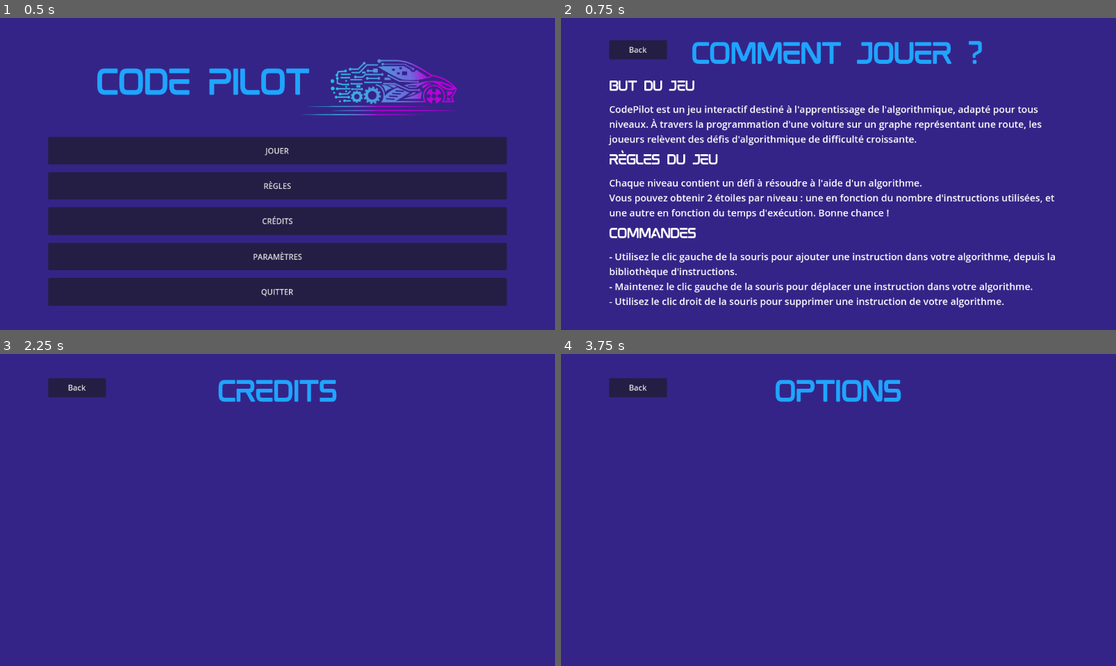
Above: before the commit, frames 1-4 (two rows, left to right).
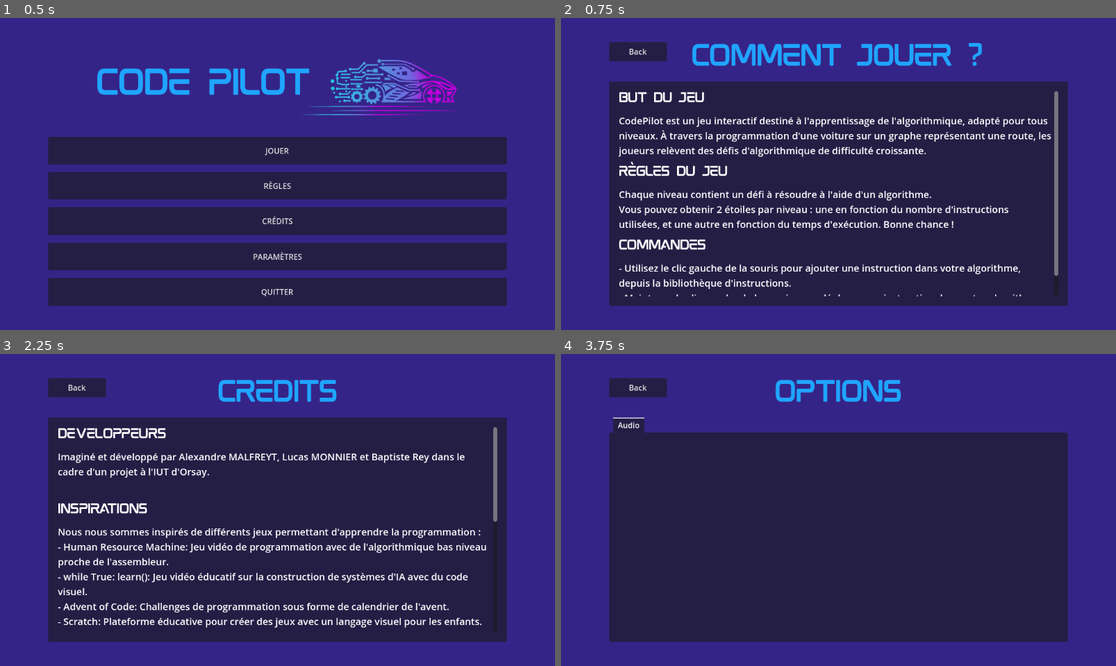
Above: after the commit, the same moments.

Repository: CodePilotIUT/CodePilot
Game: Godot game, scene res://scenes/menus/main_menu.tscn
Same seed, same stepped clock (60 frames per second), same inputs: the game is played once before the commit and once after it.
Inputs:
- Up to frame 1 (0.5 s): no input
- Up to frame 2 (0.75 s): click "RÈGLES" at 0.5 s
- Up to frame 3 (2.25 s): click "Back" at 1.25 s; click "CRÉDITS" at 2 s
- Up to frame 4 (3.75 s): click "Back" at 2.75 s; click "PARAMÈTRES" at 3.5 s

Frame 1 is identical in both runs. In frame 2, 61% of the frame differs, in the area x 8-92%, y 7-93%; in frame 3, 60%; in frame 4, 56%.

Commit message:
Updated menus (credits, options, rules)

Diff:
--- a/scenes/menus/credits_menu.tscn
+++ b/scenes/menus/credits_menu.tscn
@@ -1,8 +1,24 @@
-[gd_scene load_steps=4 format=3 uid="uid://cyndqonkmmxek"]
+[gd_scene load_steps=10 format=3 uid="uid://cyndqonkmmxek"]
 
 [ext_resource type="Theme" uid="uid://do2w0036o0bxa" path="res://themes/menu_theme.tres" id="1_ov1c5"]
 [ext_resource type="LabelSettings" uid="uid://1visb2l7uaws" path="res://themes/label_title1.tres" id="2_b72i5"]
 [ext_resource type="Script" path="res://scripts/menus/elements/back_button.gd" id="2_xook7"]
+[ext_resource type="Script" path="res://addons/SmoothScroll/SmoothScrollContainer.gd" id="3_ohr1p"]
+[ext_resource type="Script" path="res://addons/SmoothScroll/scroll_damper/expo_scroll_damper.gd" id="4_qddvk"]
+[ext_resource type="LabelSettings" uid="uid://x6c0xu83ljgg" path="res://themes/label_title2.tres" id="5_5abbe"]
+[ext_resource type="LabelSettings" uid="uid://blg75ygcta6c7" path="res://themes/label_text.tres" id="6_hadld"]
+
+[sub_resource type="Resource" id="Resource_hv3xw"]
+script = ExtResource("4_qddvk")
+friction = 4.0
+minimum_velocity = 0.4
+rebound_strength = 7.0
+
+[sub_resource type="Resource" id="Resource_o6huy"]
+script = ExtResource("4_qddvk")
+friction = 4.0
+minimum_velocity = 0.4
+rebound_strength = 7.0
 
 [node name="CreditsMenu" type="Control"]
 layout_mode = 3
@@ -45,6 +61,97 @@
 horizontal_alignment = 1
 vertical_alignment = 1
 
+[node name="Panel" type="Panel" parent="MarginContainer/VBoxContainer"]
+layout_mode = 2
+size_flags_vertical = 3
+
+[node name="MarginContainer" type="MarginContainer" parent="MarginContainer/VBoxContainer/Panel"]
+layout_mode = 1
+anchors_preset = 15
+anchor_right = 1.0
+anchor_bottom = 1.0
+grow_horizontal = 2
+grow_vertical = 2
+theme_override_constants/margin_left = 20
+theme_override_constants/margin_top = 20
+theme_override_constants/margin_right = 20
+theme_override_constants/margin_bottom = 20
+
+[node name="SmoothScrollContainer" type="ScrollContainer" parent="MarginContainer/VBoxContainer/Panel/MarginContainer"]
+layout_mode = 2
+size_flags_vertical = 3
+script = ExtResource("3_ohr1p")
+wheel_scroll_damper = SubResource("Resource_hv3xw")
+dragging_scroll_damper = SubResource("Resource_o6huy")
+
+[node name="VBoxContainer" type="VBoxContainer" parent="MarginContainer/VBoxContainer/Panel/MarginContainer/SmoothScrollContainer"]
+layout_mode = 2
+size_flags_horizontal = 3
+
+[node name="TitleTeam" type="Label" parent="MarginContainer/VBoxContainer/Panel/MarginContainer/SmoothScrollContainer/VBoxContainer"]
+layout_mode = 2
+mouse_filter = 1
+text = "Développeurs"
+label_settings = ExtResource("5_5abbe")
+vertical_alignment = 1
+
+[node name="TextTeam" type="Label" parent="MarginContainer/VBoxContainer/Panel/MarginContainer/SmoothScrollContainer/VBoxContainer"]
+layout_mode = 2
+mouse_filter = 1
+text = "Imaginé et développé par Alexandre MALFREYT, Lucas MONNIER et Baptiste Rey dans le cadre d'un projet à l'IUT d'Orsay."
+label_settings = ExtResource("6_hadld")
+vertical_alignment = 1
+autowrap_mode = 2
+
+[node name="TitleInspirations" type="Label" parent="MarginContainer/VBoxContainer/Panel/MarginContainer/SmoothScrollContainer/VBoxContainer"]
+layout_mode = 2
+mouse_filter = 1
+text = "
+Inspirations"
+label_settings = ExtResource("5_5abbe")
+vertical_alignment = 1
+
+[node name="TextInspirations" type="Label" parent="MarginContainer/VBoxContainer/Panel/MarginContainer/SmoothScrollContainer/VBoxContainer"]
+layout_mode = 2
+mouse_filter = 1
+text = "Nous nous sommes inspirés de différents jeux permettant d'apprendre la programmation :
+- Human Resource Machine: Jeu vidéo de programmation avec de l'algorithmique bas niveau proche de l'assembleur.
+- while True: learn(): Jeu vidéo éducatif sur la construction de systèmes d'IA avec du code visuel.
+- Advent of Code: Challenges de programmation sous forme de calendrier de l'avent.
+- Scratch: Plateforme éducative pour créer des jeux avec un langage visuel pour les enfants."
+label_settings = ExtResource("6_hadld")
+vertical_alignment = 1
+autowrap_mode = 2
+
+[node name="TitleLicences" type="Label" parent="MarginContainer/VBoxContainer/Panel/MarginContainer/SmoothScrollContainer/VBoxContainer"]
+layout_mode = 2
+mouse_filter = 1
+text = "
+Licences Open Source"
+label_settings = ExtResource("5_5abbe")
+vertical_alignment = 1
+
+[node name="TextControls" type="Label" parent="MarginContainer/VBoxContainer/Panel/MarginContainer/SmoothScrollContainer/VBoxContainer"]
+layout_mode = 2
+mouse_filter = 1
+text = "Développé avec le moteur open-source Godot Engine (https://godotengine.org/) - License MIT
+
+Librairies utilisées :
+- SmoothScroll (https://github.com/SpyrexDE/SmoothScroll) - Licence MIT
+- ReorderableContainer (https://github.com/FoolLin/ReorderableContainer) - Licence MIT
+
+Assets utilisés :
+- KayKit - City Builder Bits (https://github.com/KayKit-Game-Assets/KayKit-City-Builder-Bits-1.0) - Licence CC0
+- Low-Poly Car (https://free3d.com/3d-model/low-poly-car-40967.html) - Personal Use License
+
+Polices d'écriture utilisées :
+- Mokoto (https://www.1001fonts.com/mokoto-font.html) - Licence FFP
+- Open Sans SemiBold (https://fonts.google.com/specimen/Open+Sans) - Licence OFL
+"
+label_settings = ExtResource("6_hadld")
+vertical_alignment = 1
+autowrap_mode = 2
+
 [node name="BackButton" type="Button" parent="MarginContainer"]
 custom_minimum_size = Vector2(120, 40)
 layout_mode = 2
--- a/scenes/menus/options_menu.tscn
+++ b/scenes/menus/options_menu.tscn
@@ -45,6 +45,25 @@
 horizontal_alignment = 1
 vertical_alignment = 1
 
+[node name="TabContainer" type="TabContainer" parent="MarginContainer/VBoxContainer"]
+layout_mode = 2
+size_flags_vertical = 3
+
+[node name="Audio" type="TabBar" parent="MarginContainer/VBoxContainer/TabContainer"]
+layout_mode = 2
+
+[node name="MarginContainer" type="MarginContainer" parent="MarginContainer/VBoxContainer/TabContainer/Audio"]
+layout_mode = 1
+anchors_preset = 15
+anchor_right = 1.0
+anchor_bottom = 1.0
+grow_horizontal = 2
+grow_vertical = 2
+theme_override_constants/margin_left = 20
+theme_override_constants/margin_top = 20
+theme_override_constants/margin_right = 20
+theme_override_constants/margin_bottom = 20
+
 [node name="BackButton" type="Button" parent="MarginContainer"]
 custom_minimum_size = Vector2(120, 40)
 layout_mode = 2
--- a/scenes/menus/rules_menu.tscn
+++ b/scenes/menus/rules_menu.tscn
@@ -1,10 +1,24 @@
-[gd_scene load_steps=6 format=3 uid="uid://8yxuywdcopfq"]
+[gd_scene load_steps=10 format=3 uid="uid://8yxuywdcopfq"]
 
 [ext_resource type="Theme" uid="uid://do2w0036o0bxa" path="res://themes/menu_theme.tres" id="1_8mikb"]
 [ext_resource type="Script" path="res://scripts/menus/elements/back_button.gd" id="2_dietm"]
 [ext_resource type="LabelSettings" uid="uid://1visb2l7uaws" path="res://themes/label_title1.tres" id="2_sbg87"]
 [ext_resource type="LabelSettings" uid="uid://x6c0xu83ljgg" path="res://themes/label_title2.tres" id="3_amr2w"]
 [ext_resource type="LabelSettings" uid="uid://blg75ygcta6c7" path="res://themes/label_text.tres" id="4_ahcla"]
+[ext_resource type="Script" path="res://addons/SmoothScroll/SmoothScrollContainer.gd" id="4_j55on"]
+[ext_resource type="Script" path="res://addons/SmoothScroll/scroll_damper/expo_scroll_damper.gd" id="5_fpdvm"]
+
+[sub_resource type="Resource" id="Resource_hp6jb"]
+script = ExtResource("5_fpdvm")
+friction = 4.0
+minimum_velocity = 0.4
+rebound_strength = 7.0
+
+[sub_resource type="Resource" id="Resource_7bkbc"]
+script = ExtResource("5_fpdvm")
+friction = 4.0
+minimum_velocity = 0.4
+rebound_strength = 7.0
 
 [node name="RulesMenu" type="Control"]
 layout_mode = 3
@@ -42,46 +56,81 @@
 
 [node name="TitleHowToPlay" type="Label" parent="MarginContainer/VBoxContainer"]
 layout_mode = 2
+mouse_filter = 1
 text = "Comment jouer ?"
 label_settings = ExtResource("2_sbg87")
 horizontal_alignment = 1
 vertical_alignment = 1
 
-[node name="TitleGoal" type="Label" parent="MarginContainer/VBoxContainer"]
+[node name="Panel" type="Panel" parent="MarginContainer/VBoxContainer"]
 layout_mode = 2
+size_flags_vertical = 3
+
+[node name="MarginContainer" type="MarginContainer" parent="MarginContainer/VBoxContainer/Panel"]
+layout_mode = 1
+anchors_preset = 15
+anchor_right = 1.0
+anchor_bottom = 1.0
+grow_horizontal = 2
+grow_vertical = 2
+theme_override_constants/margin_left = 20
+theme_override_constants/margin_top = 20
+theme_override_constants/margin_right = 20
+theme_override_constants/margin_bottom = 20
+
+[node name="SmoothScrollContainer" type="ScrollContainer" parent="MarginContainer/VBoxContainer/Panel/MarginContainer"]
+layout_mode = 2
+size_flags_vertical = 3
+script = ExtResource("4_j55on")
+wheel_scroll_damper = SubResource("Resource_hp6jb")
+dragging_scroll_damper = SubResource("Resource_7bkbc")
+
+[node name="VBoxContainer" type="VBoxContainer" parent="MarginContainer/VBoxContainer/Panel/MarginContainer/SmoothScrollContainer"]
+layout_mode = 2
+size_flags_horizontal = 3
+size_flags_vertical = 3
+
+[node name="TitleGoal" type="Label" parent="MarginContainer/VBoxContainer/Panel/MarginContainer/SmoothScrollContainer/VBoxContainer"]
+layout_mode = 2
+mouse_filter = 1
 text = "But du jeu"
 label_settings = ExtResource("3_amr2w")
 vertical_alignment = 1
 
-[node name="TextGoal" type="Label" parent="MarginContainer/VBoxContainer"]
+[node name="TextGoal" type="Label" parent="MarginContainer/VBoxContainer/Panel/MarginContainer/SmoothScrollContainer/VBoxContainer"]
 layout_mode = 2
+mouse_filter = 1
 text = "CodePilot est un jeu interactif destiné à l'apprentissage de l'algorithmique, adapté pour tous niveaux. À travers la programmation d'une voiture sur un graphe représentant une route, les joueurs relèvent des défis d'algorithmique de difficulté croissante."
 label_settings = ExtResource("4_ahcla")
 vertical_alignment = 1
 autowrap_mode = 2
 
-[node name="TitleRules" type="Label" parent="MarginContainer/VBoxContainer"]
+[node name="TitleRules" type="Label" parent="MarginContainer/VBoxContainer/Panel/MarginContainer/SmoothScrollContainer/VBoxContainer"]
 layout_mode = 2
+mouse_filter = 1
 text = "Règles du jeu"
 label_settings = ExtResource("3_amr2w")
 vertical_alignment = 1
 
-[node name="TextRules" type="Label" parent="MarginContainer/VBoxContainer"]
+[node name="TextRules" type="Label" parent="MarginContainer/VBoxContainer/Panel/MarginContainer/SmoothScrollContainer/VBoxContainer"]
 layout_mode = 2
+mouse_filter = 1
 text = "Chaque niveau contient un défi à résoudre à l'aide d'un algorithme.
 Vous pouvez obtenir 2 étoiles par niveau : une en fonction du nombre d'instructions utilisées, et une autre en fonction du temps d'exécution. Bonne chance !"
 label_settings = ExtResource("4_ahcla")
 vertical_alignment = 1
 autowrap_mode = 2
 
-[node name="TitleControls" type="Label" parent="MarginContainer/VBoxContainer"]
+[node name="TitleControls" type="Label" parent="MarginContainer/VBoxContainer/Panel/MarginContainer/SmoothScrollContainer/VBoxContainer"]
 layout_mode = 2
+mouse_filter = 1
 text = "Commandes"
 label_settings = ExtResource("3_amr2w")
 vertical_alignment = 1
 
-[node name="TextControls" type="Label" parent="MarginContainer/VBoxContainer"]
+[node name="TextControls" type="Label" parent="MarginContainer/VBoxContainer/Panel/MarginContainer/SmoothScrollContainer/VBoxContainer"]
 layout_mode = 2
+mouse_filter = 1
 text = "- Utilisez le clic gauche de la souris pour ajouter une instruction dans votre algorithme, depuis la bibliothèque d'instructions.
 - Maintenez le clic gauche de la souris pour déplacer une instruction dans votre algorithme.
 - Utilisez le clic droit de la souris pour supprimer une instruction de votre algorithme."
